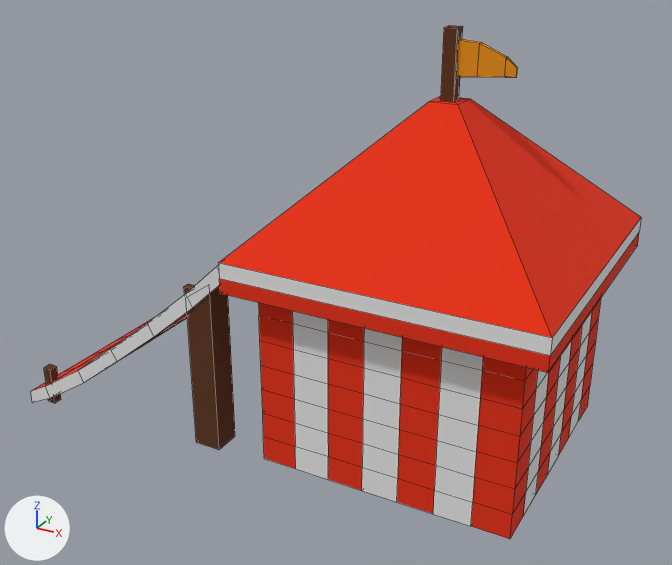
Two versions of the FBX model JAM - BGJ2021/Assets/Art/Props/Barraca rampa/barraca rampa.fbx, one commit apart.
The view is the same before and after, from a camera (50 mm lens) standing at (14.8, -37.0, 25.4) and looking at (-5.3, -0.4, 7.1). Every picture has the same lights, and +X, +Y and +Z are marked at lower left. Mesh edges are drawn as thin lines.

In view in the first picture: 'Barraca rampa'.
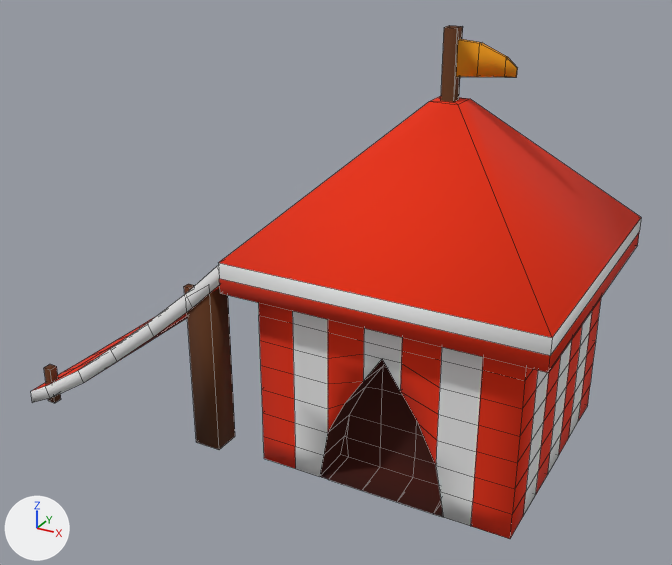
Pixel boxes [x1, y1, x2, y2] of what changed, in the pictures (672 x 565 px):
part 1 of me_cube, built on
    both: [295, 332, 474, 526]
part 2 of me_cube, recoloured
    before: [362, 467, 398, 502]
    after: [362, 467, 413, 502]

Diff of the bpy script that builds the scene:
```diff
--- a/JAM - BGJ2021/Assets/Art/Props/Barraca rampa/barraca rampa.fbx.py
+++ b/JAM - BGJ2021/Assets/Art/Props/Barraca rampa/barraca rampa.fbx.py
@@ mat_tenda_rampa_5 @@
+mat_tenda_rampa_5 = principled_material('Tenda rampa 5')
+mat_tenda_rampa_5.base_color = (0.0522, 0.00372, 0.0)  # dark red #410c00
+mat_tenda_rampa_5.roughness = 1.0
@@ me_cube @@
 # used by ob_barraca_rampa; location = (0.0, 0.0, 0.0)
-me_cube.from_pydata(...)  # 458 vertices, 434 faces; spans x -20.5..7.3, y -7.3..7.3, z -0.8..19.6
+me_cube.from_pydata(...)  # 480 vertices, 459 faces; spans x -20.5..7.3, y -7.3..7.3, z -0.8..19.6
+# me_cube part 1
+# 8 vertices are removed from x -2.6..2.6, y -6.1, z 1.3..5.0
+# 21 faces are deleted
+# 4 vertices move from x -0.9..0.9, y -6.1, z 1.3..6.3 to x -0.9..0.9, y -6.1..-4.3, z 0.2..6.9
+# 30 vertices are added at x -3.0..3.1, y -6.1..-4.3, z 0.0..6.9
+# 8 new faces join them, mat_tenda_rampa_1 (red #e72c00)
+# 7 new faces join them, mat_tenda_rampa_2 (white #e7e7e7)
+# 31 new faces join them, mat_tenda_rampa_5 (dark red #410c00)
+# me_cube part 2: 1 face spanning x -0.9..0.9, y -6.1..-4.3, z 0.0..0.2 switches from mat_tenda_rampa_2 (white #e7e7e7) to mat_tenda_rampa_5 (dark red #410c00)
 me_cube.materials.append(mat_tenda_rampa_1)
@@ me_cube @@
 me_cube.materials.append(mat_tenda_rampa_4)
+me_cube.materials.append(mat_tenda_rampa_5)  # dark red #410c00
```
